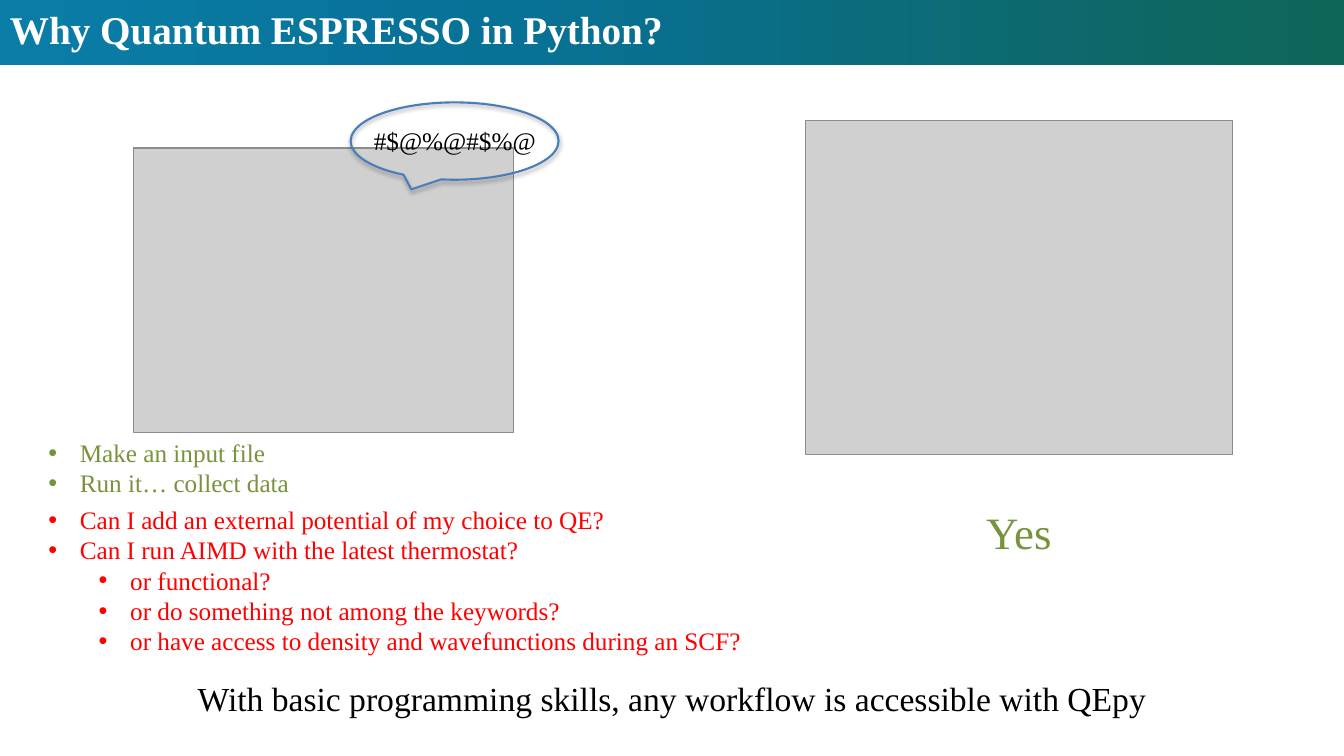
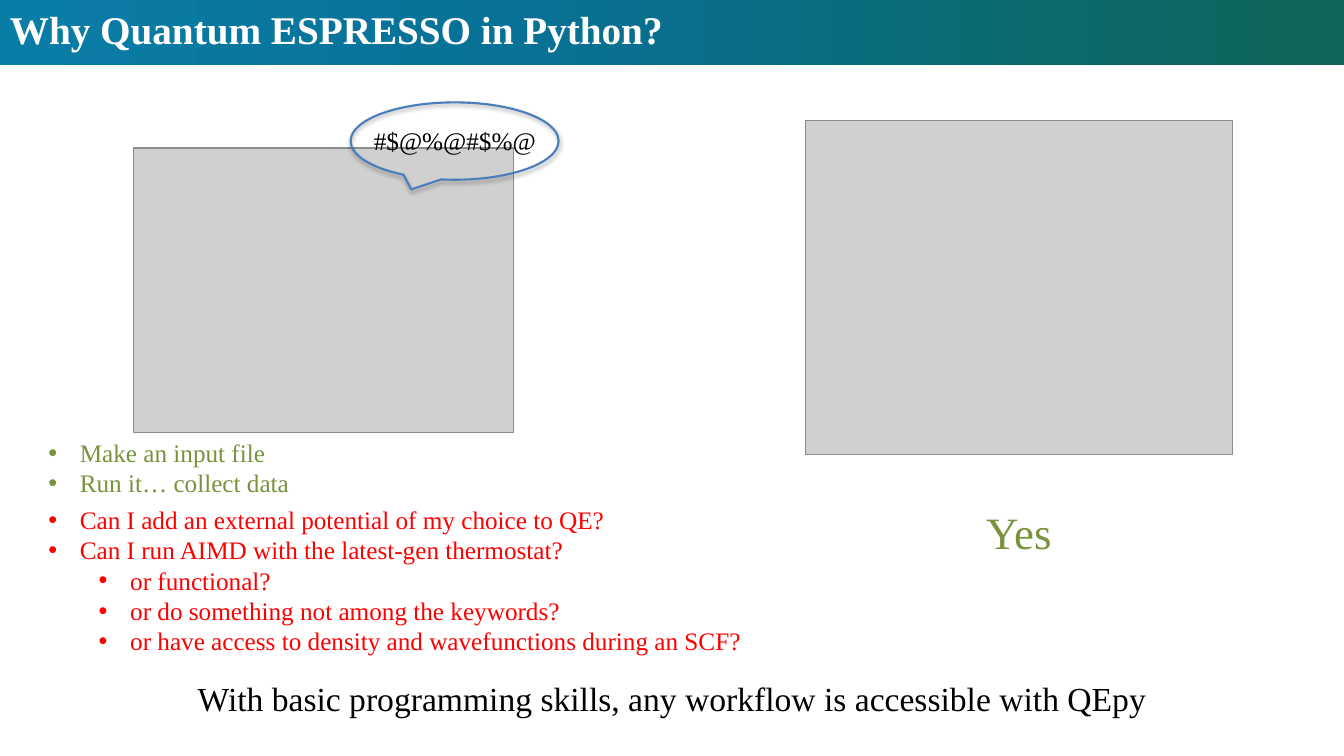
Before and after one commit to Quantum-MultiScale-Template/QEpy-Tutorials, a slide deck: slide 2 of Slides/QEpy_tutorial_slides.pptx. Drawn at 1344x756 pixels with LibreOffice and Linux fonts; fonts in the diff are those of the drawing; grey boxes stand for pictures. Boxes give left, top, right and bottom in pixels: in the first picture for what was removed or moved away, otherwise in the second. Text is boxed around its words. In the diff, an @@ line names an element or a change of style, - is before the commit and + after.

```diff
--- a/Slides/QEpy_tutorial_slides.pptx
+++ b/Slides/QEpy_tutorial_slides.pptx
@@ text at (80,541,562,565): text changed @@
-• Can I run AIMD with the latest thermostat?
+• Can I run AIMD with the latest-gen thermostat?
```
Also in this commit, not shown: 2 other slides changed, 2 slides added, 1 other file.
